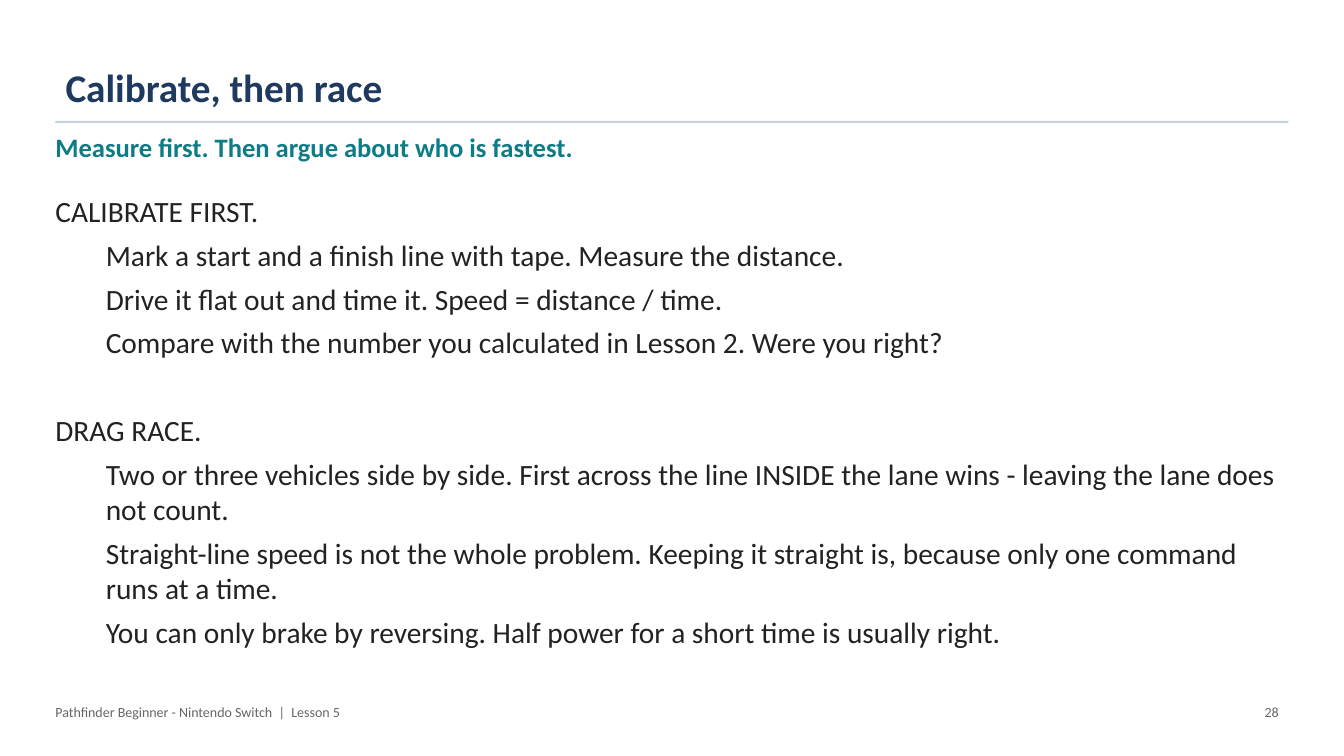
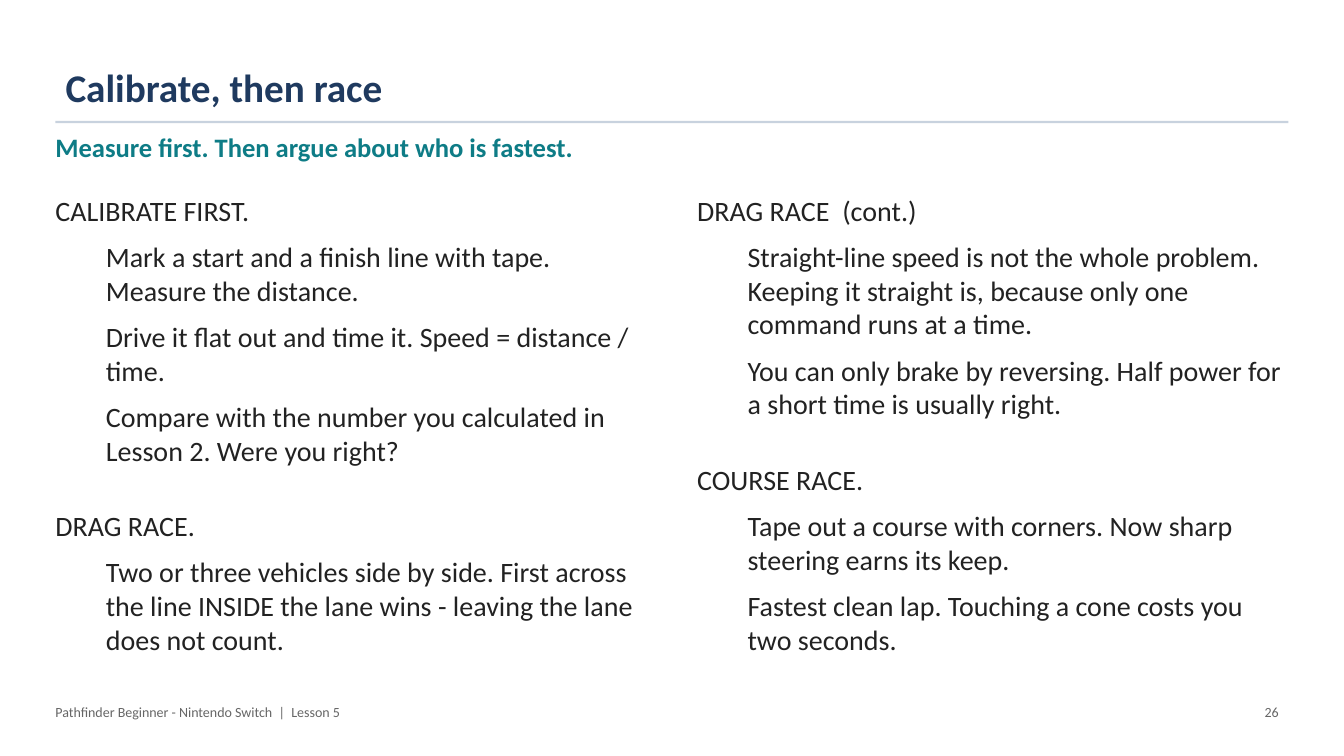
Before and after one commit to PorpoiseRobotics/porpoise-robotics, a slide deck: slide 27 of ground-vehicle/docs/courses/beginner-switch/l5_maneuvers_with_lights.pptx (slide 29 before the commit). Drawn at 1344x756 pixels with LibreOffice and Linux fonts; fonts in the diff are those of the drawing. Boxes give left, top, right and bottom in pixels: in the first picture for what was removed or moved away, otherwise in the second. Text is boxed around its words. In the diff, an @@ line names an element or a change of style, - is before the commit and + after.

```diff
--- a/ground-vehicle/docs/courses/beginner-switch/l5_maneuvers_with_lights.pptx
+++ b/ground-vehicle/docs/courses/beginner-switch/l5_maneuvers_with_lights.pptx
@@ text "CALIBRATE FIRST." at box(55, 203, 632, 651): size 21 to 20 pt; more space between paragraphs @@
@@ text added at box(697, 200, 1281, 650), 20 pt, text #222222 @@
+DRAG RACE (cont.)
+  Straight-line speed is not the whole problem. Keeping it straight is, because only one command runs at a time.
+  You can only brake by reversing. Half power for a short time is usually right.
+COURSE RACE.
+  Tape out a course with corners. Now sharp steering earns its keep.
+  Fastest clean lap. Touching a cone costs you two seconds.
@@ text at box(106, 543, 1237, 648): paragraphs removed @@
-  Straight-line speed is not the whole problem. Keeping it straight is, because only one command runs at a time.
-  You can only brake by reversing. Half power for a short time is usually right.
@@ text at box(1265, 707, 1279, 717): text changed @@
-28
+26
```
Also in this commit, not shown: 28 other slides changed, 6 slides removed, 16 other files.
